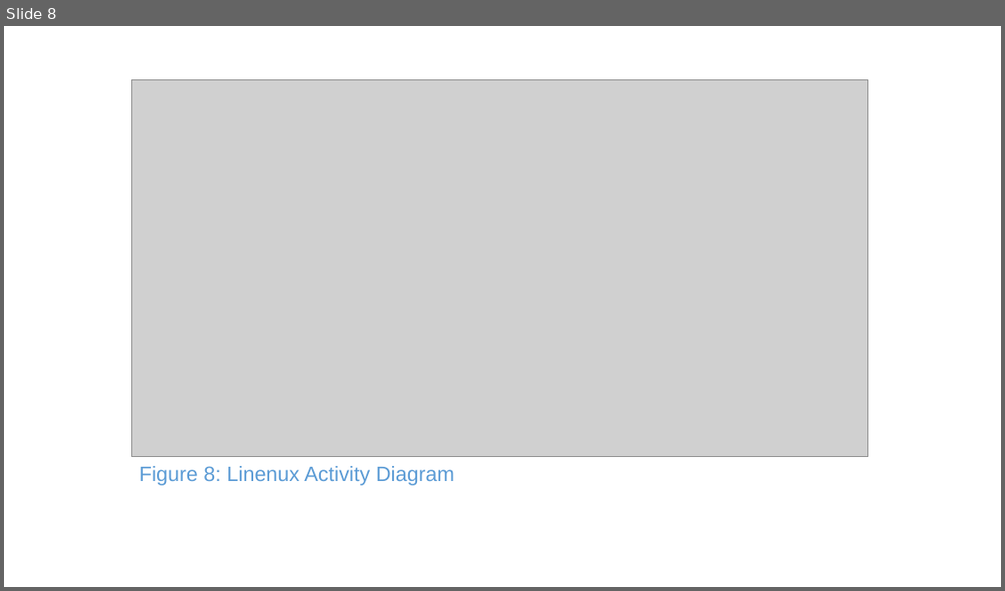
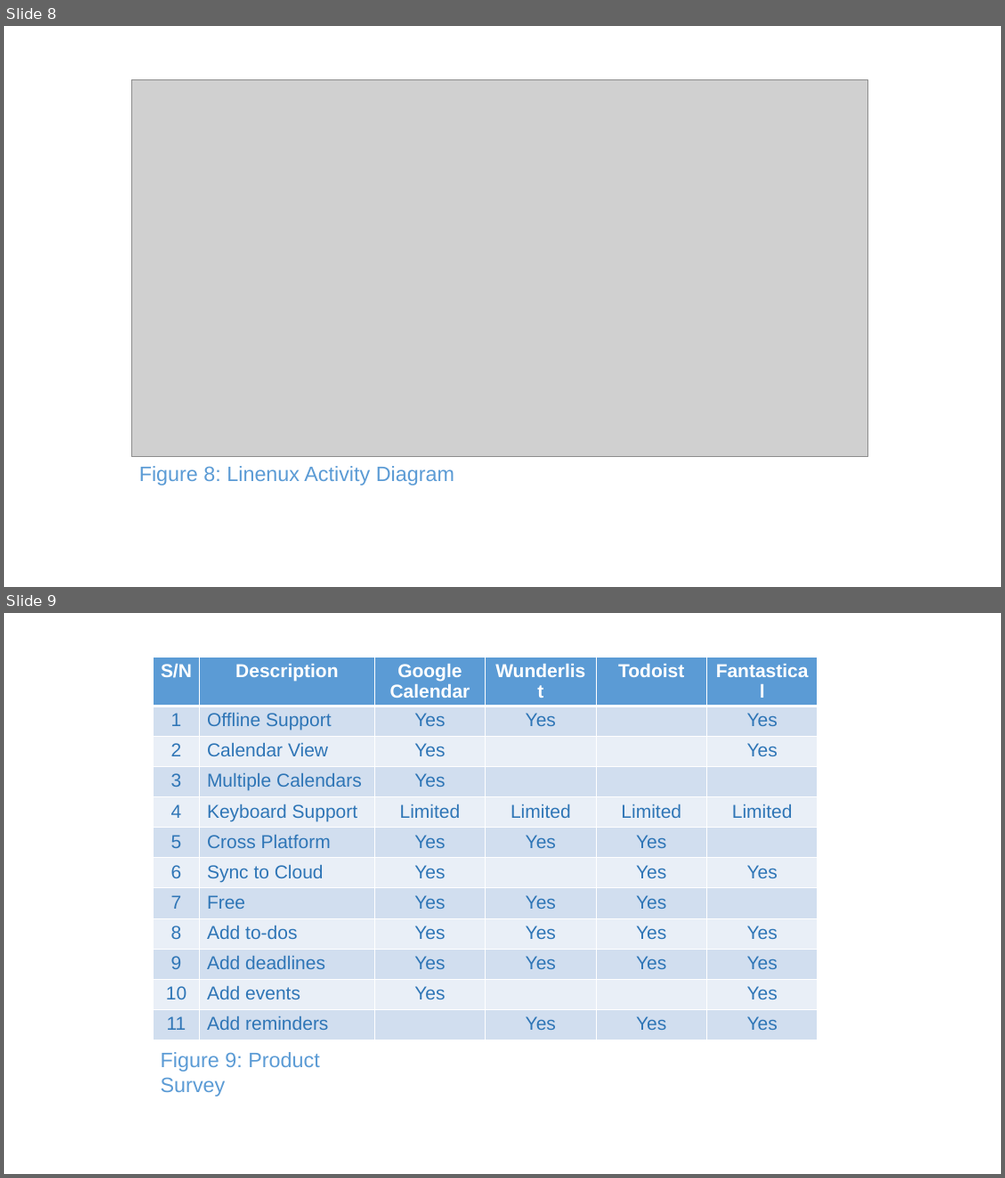
Before and after one commit to CS2103AUG2016-W11-C1/main, a slide deck: doc/DeveloperGuide.pptx. Shown one above the other, each under a label of ours: slide 8 before the commit, slides 8 and 9 after it. The pictures are 1005x591 and 1005x1178 pixels, drawn with LibreOffice and Linux fonts; fonts in the diff are those of the drawing; grey boxes stand for pictures. Boxes give left, top, right and bottom in pixels: in the first picture for what was removed or moved away, otherwise in the second. Text is boxed around its words. In the diff, an @@ line names an element or a change of style, - is before the commit and + after.

```diff
--- a/doc/DeveloperGuide.pptx
+++ b/doc/DeveloperGuide.pptx
@@ slide 9 added at (x1=4, y1=613, x2=1001, y2=1174), background #FFFFFF @@
@@ table added at (x1=153, y1=657, x2=817, y2=1043), 12 rows, 6 columns @@
+S/N | Description | Google Calendar | Wunderlist | Todoist | Fantastical
+1 | Offline Support | Yes | Yes |  | Yes
+2 | Calendar View | Yes |  |  | Yes
+3 | Multiple Calendars | Yes |  |  | 
+4 | Keyboard Support | Limited | Limited | Limited | Limited
+5 | Cross Platform | Yes | Yes | Yes | 
+6 | Sync to Cloud | Yes |  | Yes | Yes
+7 | Free | Yes | Yes | Yes | 
+8 | Add to-dos | Yes | Yes | Yes | Yes
+9 | Add deadlines | Yes | Yes | Yes | Yes
+10 | Add events | Yes |  |  | Yes
+11 | Add reminders |  | Yes | Yes | Yes
@@ text added at (x1=161, y1=1052, x2=319, y2=1096), 20 pt, text #5B9BD5 @@
+Figure 9: Product Survey
```
Also in this commit, not shown: 3 other files.
